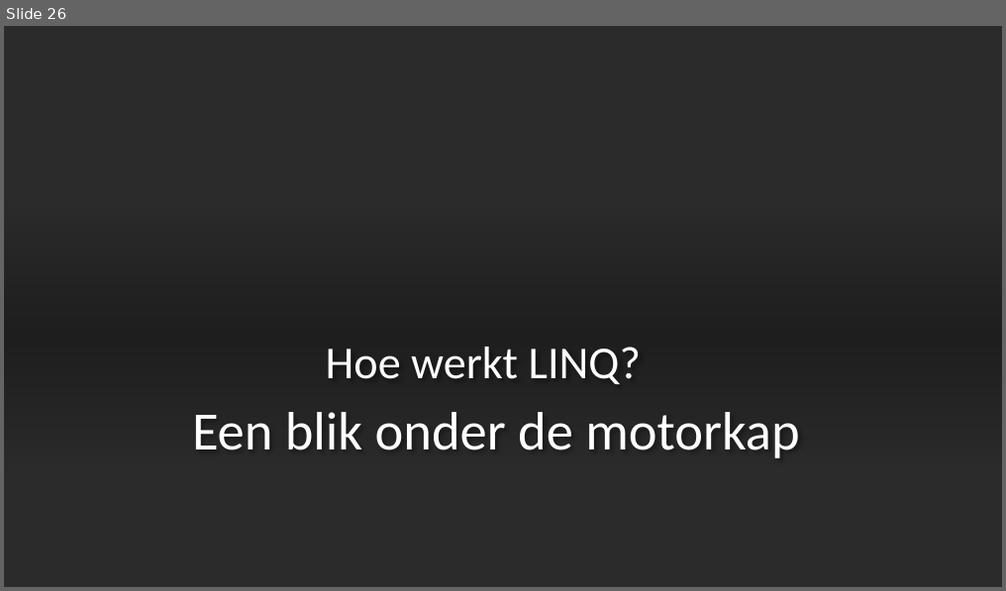
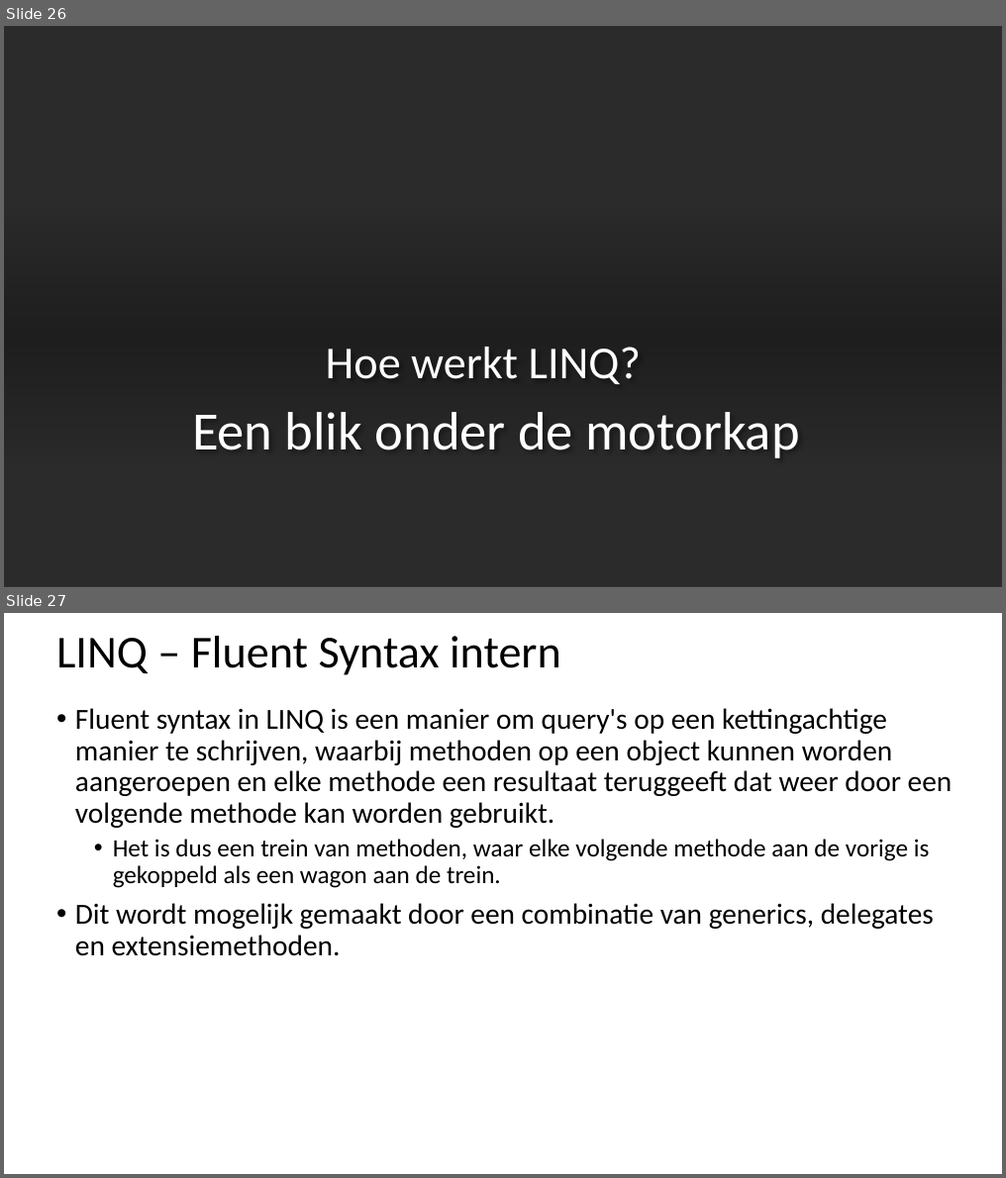
Before and after one commit to Fleximinded/SyntraAB.2024, a slide deck: !Documents/CSharp-LINQ.pptx. Shown one above the other, each under a label of ours: slide 26 before the commit, slides 26 and 27 after it. The pictures are 1006x591 and 1006x1178 pixels, drawn with LibreOffice and Linux fonts; fonts in the diff are those of the drawing; background and template pictures are left out; a plain dark background stands for a picture behind light text. Boxes give left, top, right and bottom in pixels: in the first picture for what was removed or moved away, otherwise in the second. Text is boxed around its words. In the diff, an @@ line names an element or a change of style, - is before the commit and + after.

Commit message:
Linq examples added

```diff
--- a/!Documents/CSharp-LINQ.pptx
+++ b/!Documents/CSharp-LINQ.pptx
@@ slide 27 added at (4, 613, 1002, 1174), background #FFFFFF @@
@@ title added at (56, 636, 561, 675), 44 pt, text #000000 @@
+LINQ – Fluent Syntax intern
@@ text added at (75, 708, 952, 957), 28 pt, text #000000 @@
+• Fluent syntax in LINQ is een manier om query's op een kettingachtige manier te schrijven, waarbij methoden op een object kunnen worden aangeroepen en elke methode een resultaat teruggeeft dat weer door een volgende methode kan worden gebruikt.
+  • Het is dus een trein van methoden, waar elke volgende methode aan de vorige is gekoppeld als een wagon aan de trein.
+• Dit wordt mogelijk gemaakt door een combinatie van generics, delegates en extensiemethoden.
```
Also in this commit, not shown: 17 other slides added, 1 slide removed, 11 other files.
